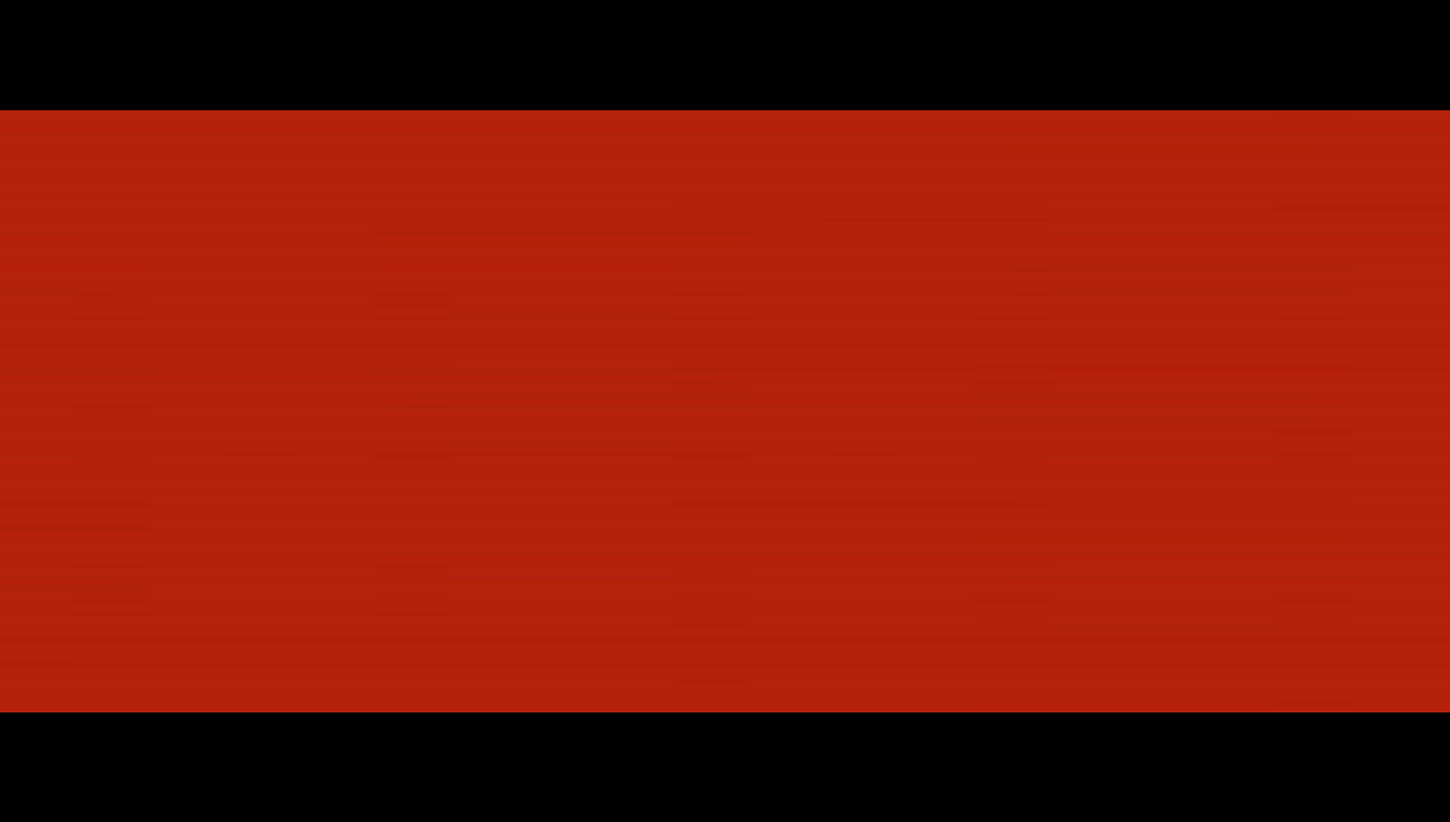
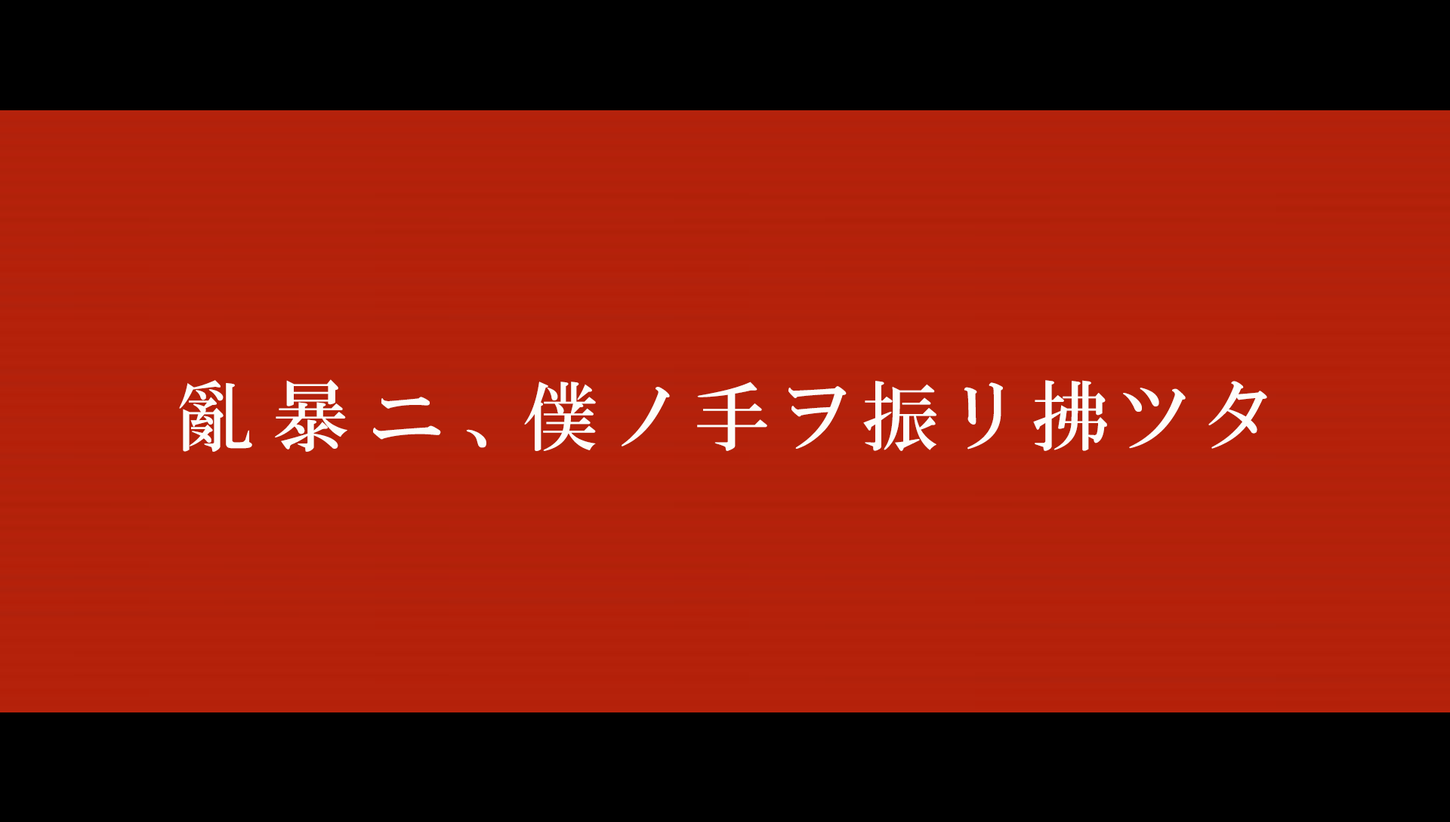
Revision of a layered 1450 × 822 image; what changed, layer by layer:
added layer "亂暴ニ、僕ノ手ヲ振リ拂ツタ" above "Layer 2" over left=178, top=379, right=1268, bottom=452
